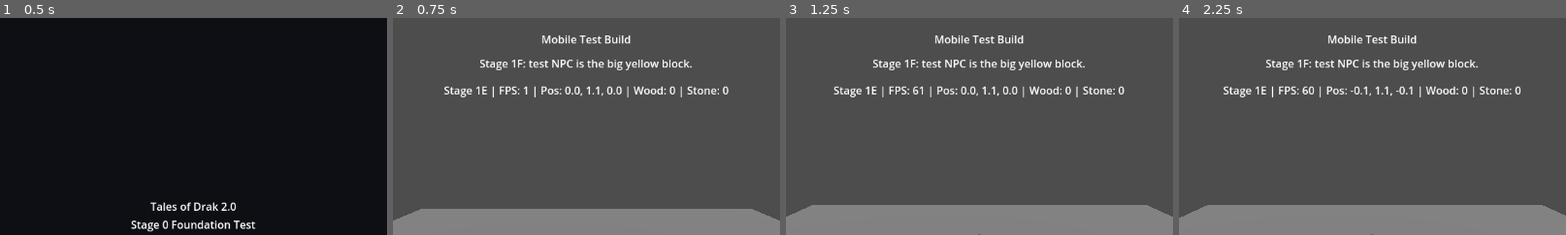
Above: before the commit, frames 1-4 (left to right).
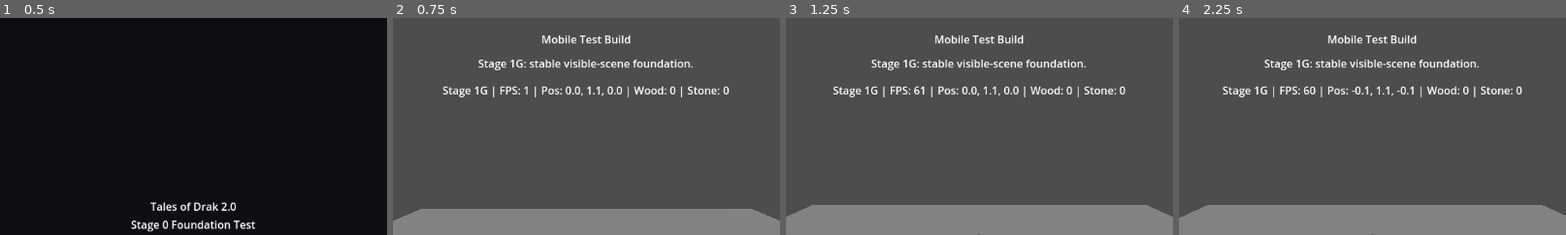
Above: after the commit, the same moments.

Repository: tristanvickery20/Tales-of-Drak-2.0
Game: Godot game, scene res://scenes/main_menu/main_menu.tscn
The game is run twice, just before and just after one commit, with the same random seed, the same clock (stepped at 60 frames per second) and the same inputs.
Inputs:
- Up to frame 1 (0.5 s): no input
- Up to frame 2 (0.75 s): click "Start Game" at 0.5 s
- Up to frame 3 (1.25 s): no input
- Up to frame 4 (2.25 s): click "↑" at 1.25 s; click "←" at 2 s
The pictures show only the part of the screen within x 25-75%, y 0-50%; the shares and areas given below are measured in that part.

Frame 1 is identical in both runs. In frame 2, 2.3% of the frame differs, in the area x 12-87%, y 19-37%; in frame 3, 2.7%, in the area x 12-88%, y 19-37%; in frame 4, 2.7%.

Commit message:
Stage 1G remove unreliable runtime NPC spawning

Diff:
--- a/scripts/mobile_test_controls.gd
+++ b/scripts/mobile_test_controls.gd
@@ -2,7 +2,6 @@
 
 const MAIN_MENU_SCENE := "res://scenes/main_menu/main_menu.tscn"
 const STAGE_1D_ZONE_SCRIPT := preload("res://scripts/test_zone_layout.gd")
-const TEST_NPC_SCRIPT := preload("res://scripts/test_npc.gd")
 
 @onready var player: Node = get_node_or_null("../PlaceholderPlayer")
 @onready var camera: Node = get_node_or_null("../Camera3D")
@@ -18,10 +17,23 @@
 func _ready() -> void:
 	process_mode = Node.PROCESS_MODE_ALWAYS
 	_ensure_stage_1d_zone_exists()
-	_ensure_test_npc_exists()
 	_ensure_mobile_debug_controls_exist()
 	_refresh_optional_nodes()
-
+	_connect_input_buttons()
+	_set_paused(false)
+	_set_status("Stage 1G: stable visible-scene foundation.")
+
+func _process(_delta: float) -> void:
+	if not _paused and player != null and player.has_method("set_move_input"):
+		player.set_move_input(_move_input)
+
+	if camera != null and camera.has_method("set_orbit_input"):
+		camera.set_orbit_input(_orbit_input if not _paused else 0.0)
+
+	if debug_label != null and player != null and player.has_method("get_debug_summary"):
+		debug_label.text = str(player.get_debug_summary()).replace("Stage 1E", "Stage 1G").replace("Stage 1F", "Stage 1G")
+
+func _connect_input_buttons() -> void:
 	_connect_button("Controls/MovePad/UpButton", Vector2(0, -1))
 	_connect_button("Controls/MovePad/DownButton", Vector2(0, 1))
 	_connect_button("Controls/MovePad/LeftButton", Vector2(-1, 0))
@@ -56,19 +68,6 @@
 	if pause_menu_button != null:
 		pause_menu_button.pressed.connect(_on_back_to_menu_pressed)
 
-	_set_paused(false)
-	_set_status("Stage 1F: test NPC is the big yellow block.")
-
-func _process(_delta: float) -> void:
-	if not _paused and player != null and player.has_method("set_move_input"):
-		player.set_move_input(_move_input)
-
-	if camera != null and camera.has_method("set_orbit_input"):
-		camera.set_orbit_input(_orbit_input if not _paused else 0.0)
-
-	if debug_label != null and player != null and player.has_method("get_debug_summary"):
-		debug_label.text = str(player.get_debug_summary())
-
 func _ensure_stage_1d_zone_exists() -> void:
 	var world := get_parent() as Node3D
 	if world == null:
@@ -79,48 +78,6 @@
 	zone_controller.name = "Stage1DZoneController"
 	zone_controller.set_script(STAGE_1D_ZONE_SCRIPT)
 	world.add_child(zone_controller)
-
-func _ensure_test_npc_exists() -> void:
-	var world := get_parent() as Node3D
-	if world == null:
-		return
-
-	var old_npc := world.get_node_or_null("TestNPC")
-	if old_npc != null:
-		old_npc.queue_free()
-
-	var npc := StaticBody3D.new()
-	npc.name = "TestNPC"
-	npc.position = Vector3(-3.0, 1.0, 0.0)
-	npc.add_to_group("test_interactable")
-	npc.set_script(TEST_NPC_SCRIPT)
-	npc.set("npc_name", "Test NPC")
-	npc.set("interaction_line", "The road ahead is not ready yet.")
-	world.add_child(npc)
-
-	var mesh_instance := MeshInstance3D.new()
-	mesh_instance.name = "TestNPCMesh"
-	var mesh := BoxMesh.new()
-	mesh.size = Vector3(1.4, 2.0, 1.4)
-	mesh_instance.mesh = mesh
-	var material := StandardMaterial3D.new()
-	material.albedo_color = Color(1.0, 0.85, 0.05, 1)
-	mesh_instance.material_override = material
-	npc.add_child(mesh_instance)
-
-	var collision := CollisionShape3D.new()
-	collision.name = "TestNPCCollision"
-	var shape := BoxShape3D.new()
-	shape.size = Vector3(1.4, 2.0, 1.4)
-	collision.shape = shape
-	npc.add_child(collision)
-
-	var label := Label3D.new()
-	label.name = "TestNPCLabel"
-	label.text = "BIG YELLOW NPC"
-	label.position = Vector3(0, 1.35, 0)
-	label.billboard = BaseMaterial3D.BILLBOARD_ENABLED
-	npc.add_child(label)
 
 func _ensure_mobile_debug_controls_exist() -> void:
 	var controls := get_node_or_null("Controls") as Control
@@ -136,7 +93,7 @@
 		new_debug_label.offset_right = -20.0
 		new_debug_label.offset_bottom = 130.0
 		new_debug_label.horizontal_alignment = HORIZONTAL_ALIGNMENT_CENTER
-		new_debug_label.text = "Stage 1F debug ready"
+		new_debug_label.text = "Stage 1G debug ready"
 		controls.add_child(new_debug_label)
 
 	if get_node_or_null("Controls/PauseButton") == null:
